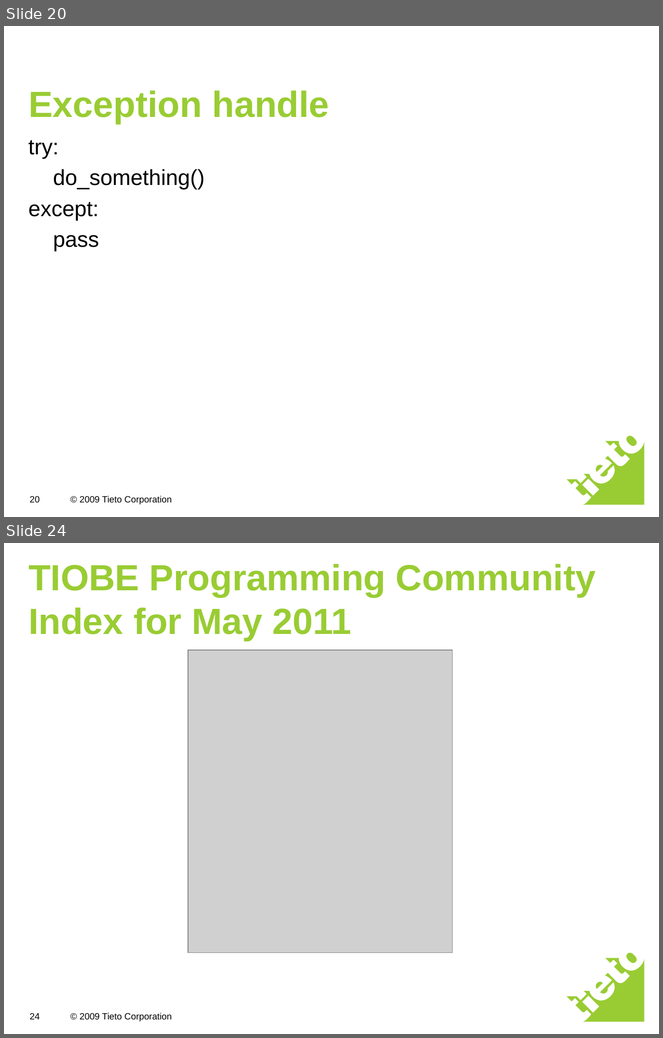
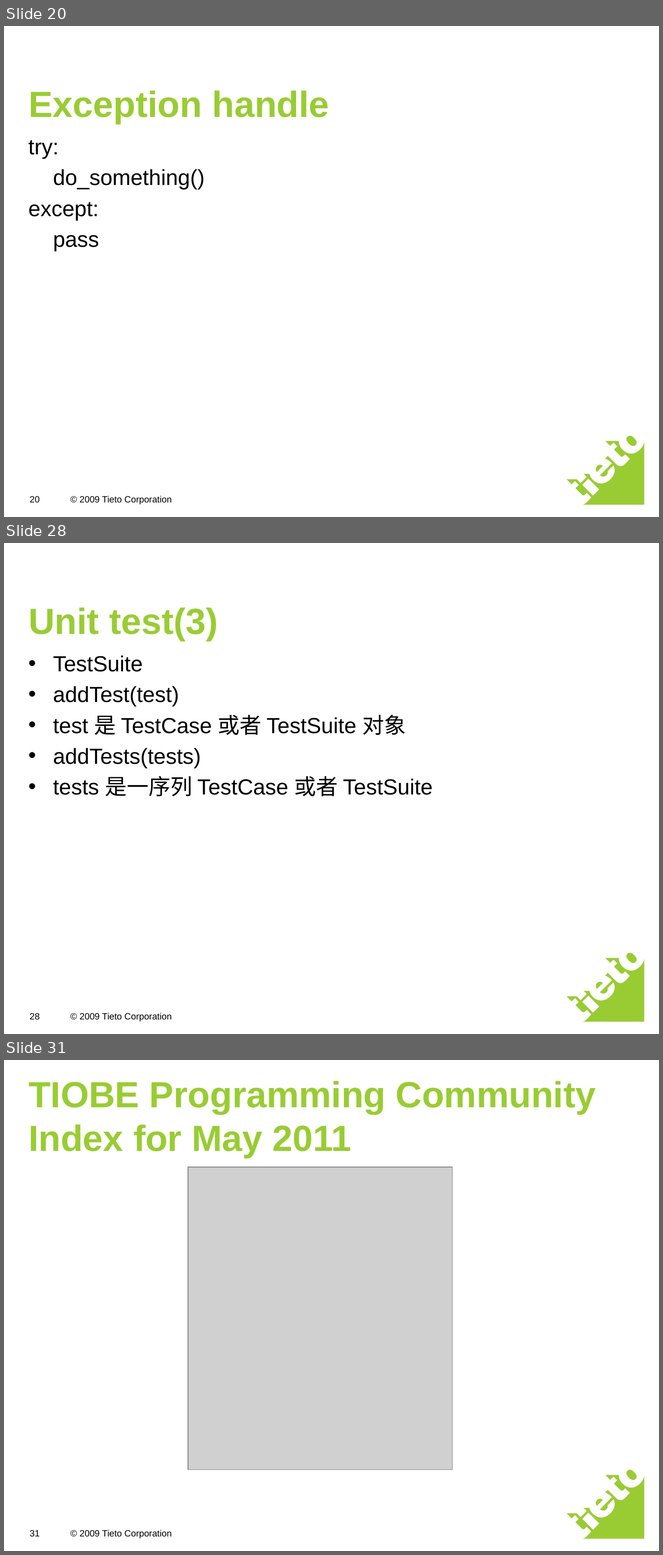
Before and after one commit to freebendy/python, a slide deck: python introduction.ppt. Shown one above the other, each under a label of ours: slides 20 and 24 before the commit, slides 20, 28 and 31 after it; the slides between them are not shown. The pictures are 663x1038 and 663x1555 pixels, drawn with LibreOffice and Linux fonts; fonts in the diff are those of the drawing; grey boxes stand for pictures. Boxes give left, top, right and bottom in pixels: in the first picture for what was removed or moved away, otherwise in the second. Text is boxed around its words. In the diff, an @@ line names an element or a change of style, - is before the commit and + after.

```diff
--- a/python introduction.ppt
+++ b/python introduction.ppt
@@ slide 28 added at <box>4,543,659,1034</box>, background #FFFFFF; not listed: 2 template elements that a slide beside it also shows @@
@@ title added at <box>28,607,218,641</box>, 40 pt, text #99CC33, bold @@
+Unit test(3)
@@ text added at <box>53,655,433,797</box>, 24 pt, text #000000 @@
+• TestSuite
+• addTest(test)
+• test 是 TestCase 或者 TestSuite 对象
+• addTests(tests)
+• tests 是一序列 TestCase 或者 TestSuite
@@ page number added at <box>29,1013,39,1020</box>, 10 pt, text #000000 @@
+28
@@ what was slide 24 is now slide 31 @@
@@ page number at <box>29,1531,39,1537</box>: text changed @@
-24
+31
```
Also in this commit, not shown: 2 slides changed, 8 other slides added, 2 slides removed, 8 other files.
